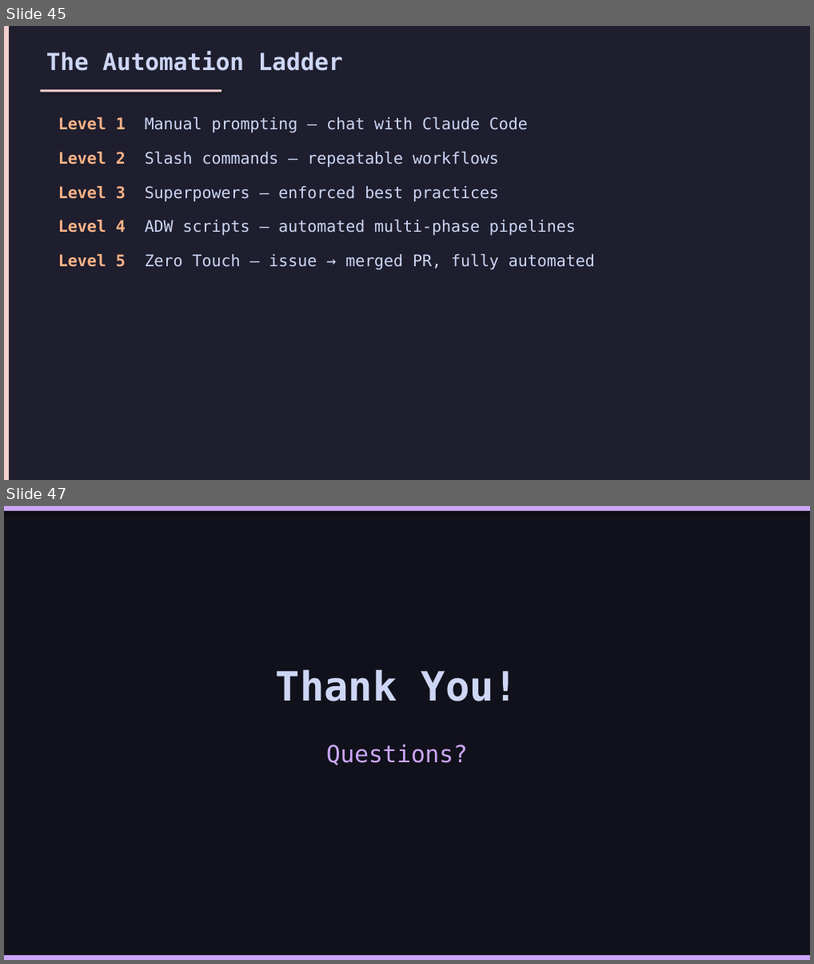
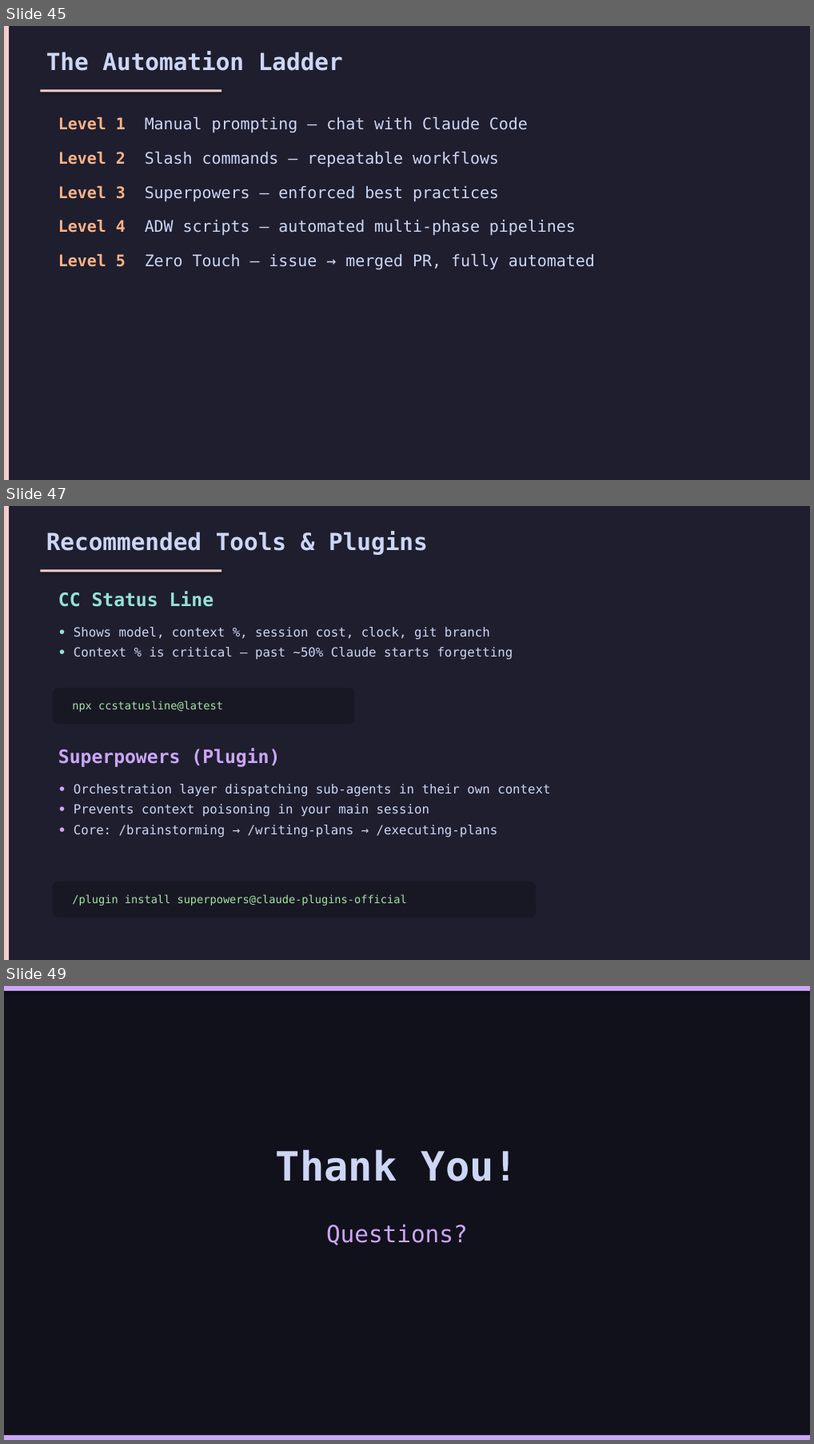
Before and after one commit to Adafy/cc-advanced-training, a slide deck: claude-code-advanced-training.pptx. Shown one above the other, each under a label of ours: slides 45 and 47 before the commit, slides 45, 47 and 49 after it; the slides between them are not shown. The pictures are 814x964 and 814x1444 pixels, drawn with LibreOffice and Linux fonts; fonts in the diff are those of the drawing. Boxes give left, top, right and bottom in pixels: in the first picture for what was removed or moved away, otherwise in the second. Text is boxed around its words. In the diff, an @@ line names an element or a change of style, - is before the commit and + after.

```diff
--- a/claude-code-advanced-training.pptx
+++ b/claude-code-advanced-training.pptx
@@ slide 47 added at (x1=4, y1=506, x2=810, y2=960), background #1E1E2E @@
@@ rectangle added at (x1=4, y1=506, x2=9, y2=960), fill #F2CDCD @@
@@ text added at (x1=46, y1=531, x2=428, y2=555), 28 pt, text #CDD6F4, bold @@
+Recommended Tools & Plugins
@@ rectangle added at (x1=40, y1=569, x2=222, y2=572), fill #F2CDCD @@
@@ text added at (x1=58, y1=591, x2=214, y2=607), 22 pt, text #94E2D5, bold @@
+CC Status Line
@@ text added at (x1=74, y1=627, x2=514, y2=660), 15 pt, text #CDD6F4 @@
+• Shows model, context %, session cost, clock, git branch
+• Context % is critical — past ~50% Claude starts forgetting
@@ rounded rectangle added at (x1=52, y1=688, x2=355, y2=724), fill #181825, 13 pt, text #A6E3A1 @@
+npx ccstatusline@latest
@@ text added at (x1=58, y1=748, x2=280, y2=767), 22 pt, text #CBA6F7, bold @@
+Superpowers (Plugin)
@@ text added at (x1=74, y1=784, x2=550, y2=836), 15 pt, text #CDD6F4 @@
+• Orchestration layer dispatching sub-agents in their own context
+• Prevents context poisoning in your main session
+• Core: /brainstorming → /writing-plans → /executing-plans
@@ rounded rectangle added at (x1=52, y1=881, x2=536, y2=917), fill #181825, 13 pt, text #A6E3A1 @@
+/plugin install superpowers@claude-plugins-official
@@ what was slide 47 is now slide 49 @@
```
Also in this commit, not shown: 3 slides changed, 2 other slides added, 1 slide removed, 4 other files.
